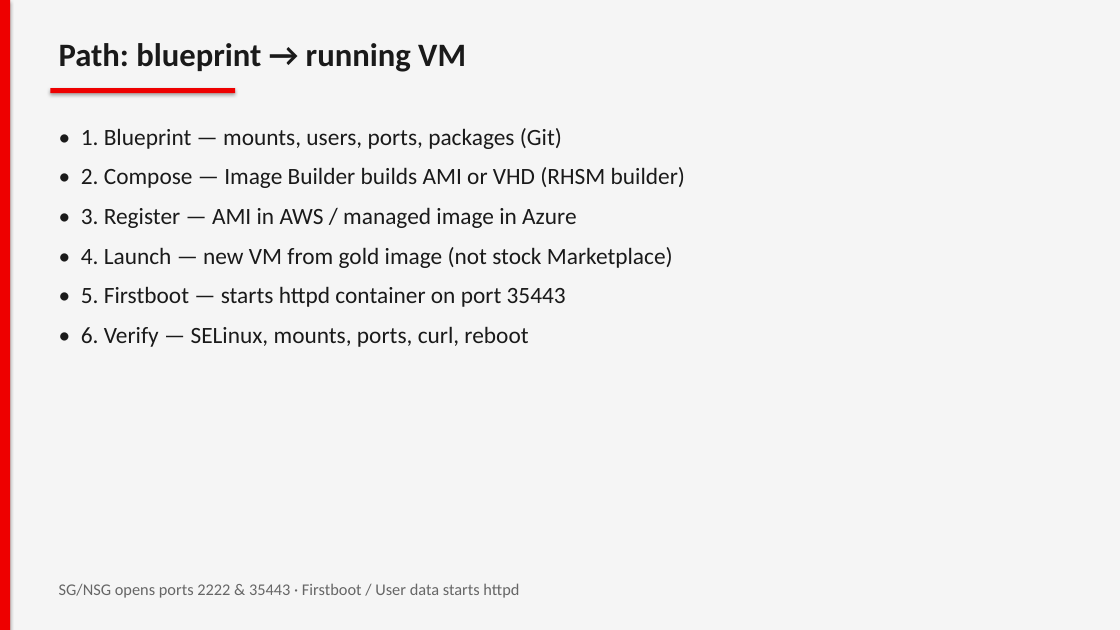
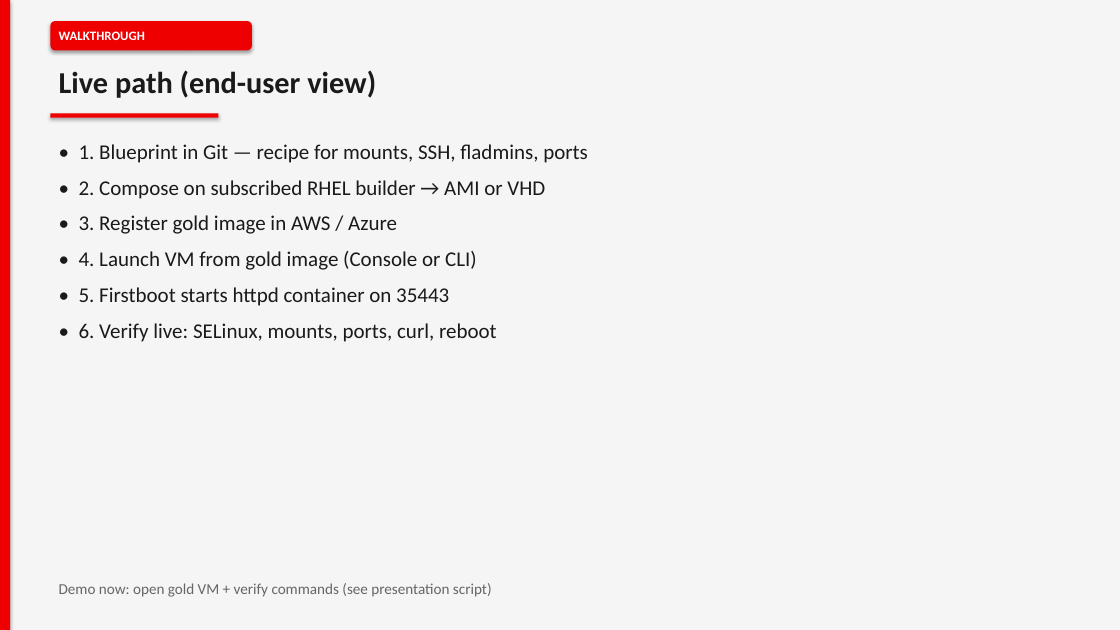
Before and after one commit to ydandge-oss/fedora-lane-core-pack-faster, a slide deck: slide 7 of docs/Fedora-Lane-Expansion-Pack-Technical-Solution.pptx (slide 6 before the commit). Drawn at 1120x630 pixels with LibreOffice and Linux fonts; fonts in the diff are those of the drawing. Boxes give left, top, right and bottom in pixels: in the first picture for what was removed or moved away, otherwise in the second. Text is boxed around its words. In the diff, an @@ line names an element or a change of style, - is before the commit and + after.

```diff
--- a/docs/Fedora-Lane-Expansion-Pack-Technical-Solution.pptx
+++ b/docs/Fedora-Lane-Expansion-Pack-Technical-Solution.pptx
@@ rounded rectangle added at [50, 21, 252, 50], fill #EE0000 @@
@@ text removed at [59, 43, 466, 72] @@
-Path: blueprint → running VM
@@ text added at [59, 31, 145, 40], 11 pt, text #FFFFFF, bold @@
+WALKTHROUGH
@@ text added at [59, 70, 376, 98], 26 pt, text #1A1A1A, bold @@
+Live path (end-user view)
@@ rectangle: place and size @@
-rectangle at [50, 88, 235, 93]
+rectangle at [50, 113, 218, 118]
@@ text at [79, 144, 588, 342]: text changed; size 20 to 18 pt @@
-• 1. Blueprint — mounts, users, ports, packages (Git)
-• 2. Compose — Image Builder builds AMI or VHD (RHSM builder)
-• 3. Register — AMI in AWS / managed image in Azure
-• 4. Launch — new VM from gold image (not stock Marketplace)
-• 5. Firstboot — starts httpd container on port 35443
-• 6. Verify — SELinux, mounts, ports, curl, reboot
+• 1. Blueprint in Git — recipe for mounts, SSH, fladmins, ports
+• 2. Compose on subscribed RHEL builder → AMI or VHD
+• 3. Register gold image in AWS / Azure
+• 4. Launch VM from gold image (Console or CLI)
+• 5. Firstboot starts httpd container on 35443
+• 6. Verify live: SELinux, mounts, ports, curl, reboot
@@ text at [59, 583, 492, 597]: text changed; size 14 to 13 pt @@
-SG/NSG opens ports 2222 & 35443 · Firstboot / User data starts httpd
+Demo now: open gold VM + verify commands (see presentation script)
```
Also in this commit, not shown: 7 other slides changed, 5 slides added, 5 slides removed, 3 other files.
